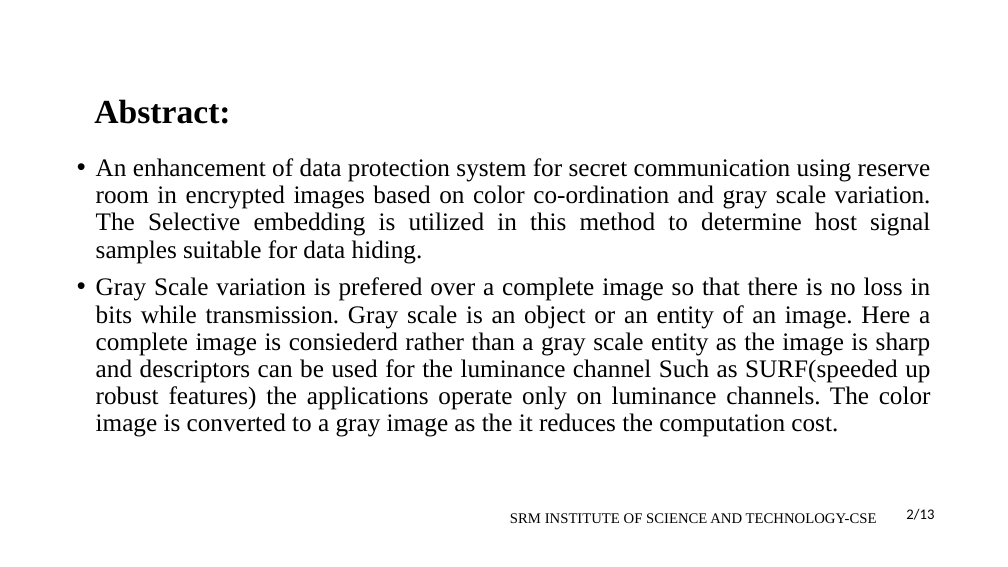
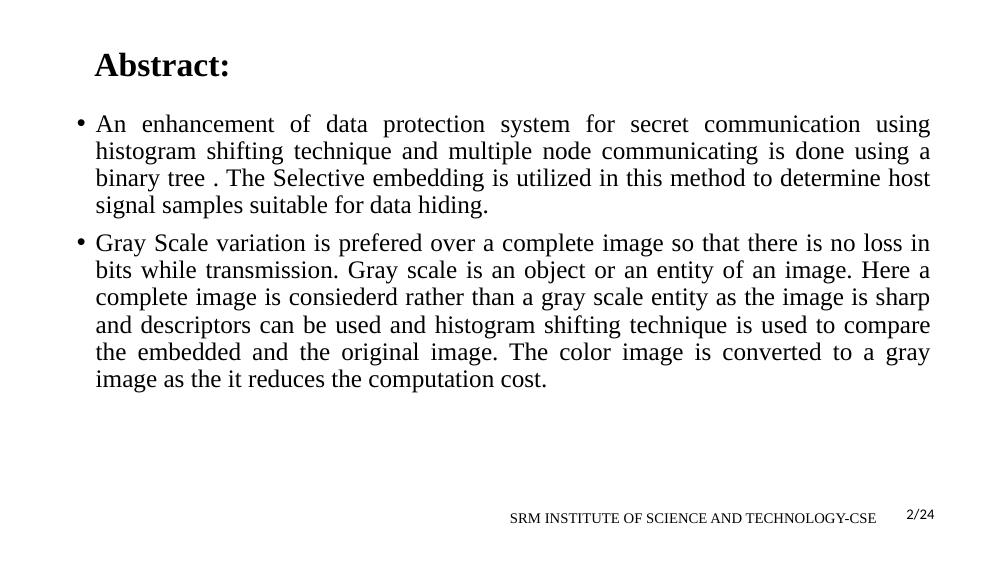
Before and after one commit to akhilmantha/Reverse-Data-Hiding-Using-Histogram-Comparison-And-MPE-Predictors, a slide deck: slide 2 of Research/Presentation/ppt (11) (1).pptx. Drawn at 1008x567 pixels with LibreOffice and Linux fonts; fonts in the diff are those of the drawing. Boxes give left, top, right and bottom in pixels: in the first picture for what was removed or moved away, otherwise in the second. Text is boxed around its words. In the diff, an @@ line names an element or a change of style, - is before the commit and + after.

```diff
--- a/Research/Presentation/ppt (11) (1).pptx
+++ b/Research/Presentation/ppt (11) (1).pptx
@@ title "Abstract:" moved from (x1=94, y1=99, x2=230, y2=124) to (x1=94, y1=52, x2=230, y2=77) @@
@@ text at (x1=96, y1=114, x2=931, y2=393): text changed @@
-• An enhancement of data protection system for secret communication using reserve room in encrypted images based on color co-ordination and gray scale variation. The Selective embedding is utilized in this method to determine host signal samples suitable for data hiding.
-• Gray Scale variation is prefered over a complete image so that there is no loss in bits while transmission. Gray scale is an object or an entity of an image. Here a complete image is consiederd rather than a gray scale entity as the image is sharp and descriptors can be used for the luminance channel Such as SURF(speeded up robust features) the applications operate only on luminance channels. The color image is converted to a gray image as the it reduces the computation cost.
+• An enhancement of data protection system for secret communication using histogram shifting technique and multiple node communicating is done using a binary tree . The Selective embedding is utilized in this method to determine host signal samples suitable for data hiding.
+• Gray Scale variation is prefered over a complete image so that there is no loss in bits while transmission. Gray scale is an object or an entity of an image. Here a complete image is consiederd rather than a gray scale entity as the image is sharp and descriptors can be used and histogram shifting technique is used to compare the embedded and the original image. The color image is converted to a gray image as the it reduces the computation cost.
@@ text at (x1=906, y1=509, x2=934, y2=520): text changed @@
-2/13
+2/24
```
Also in this commit, not shown: 18 other slides changed, 5 slides added, 3 slides removed.
